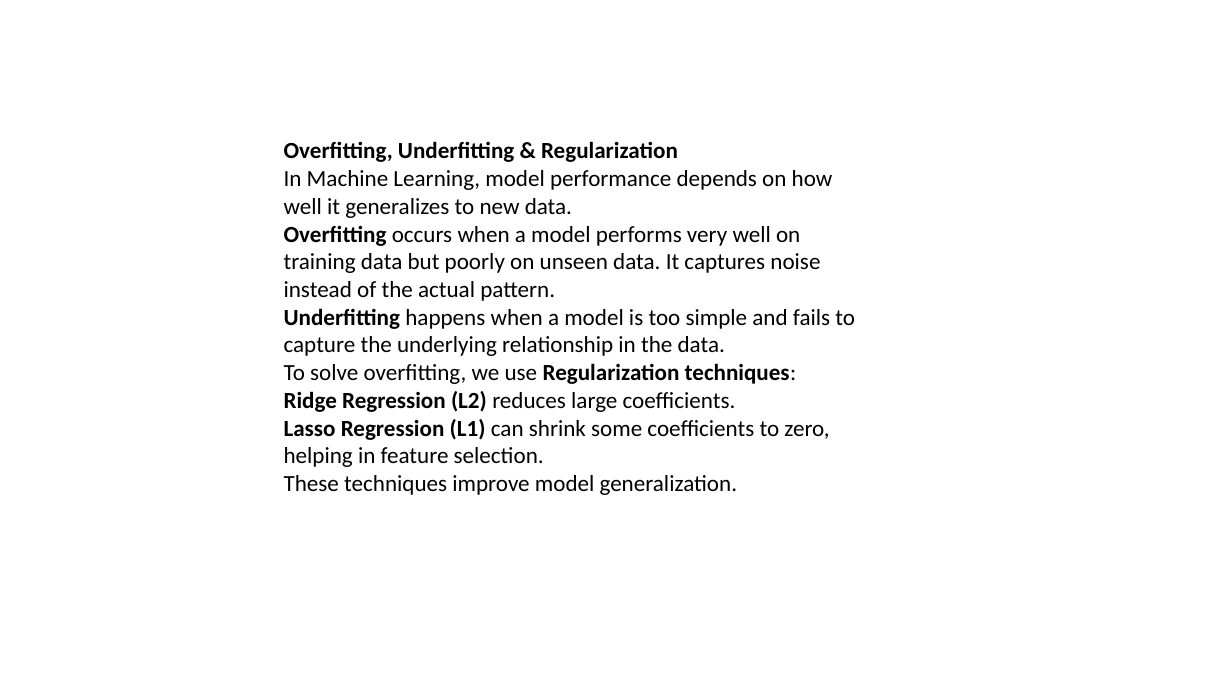
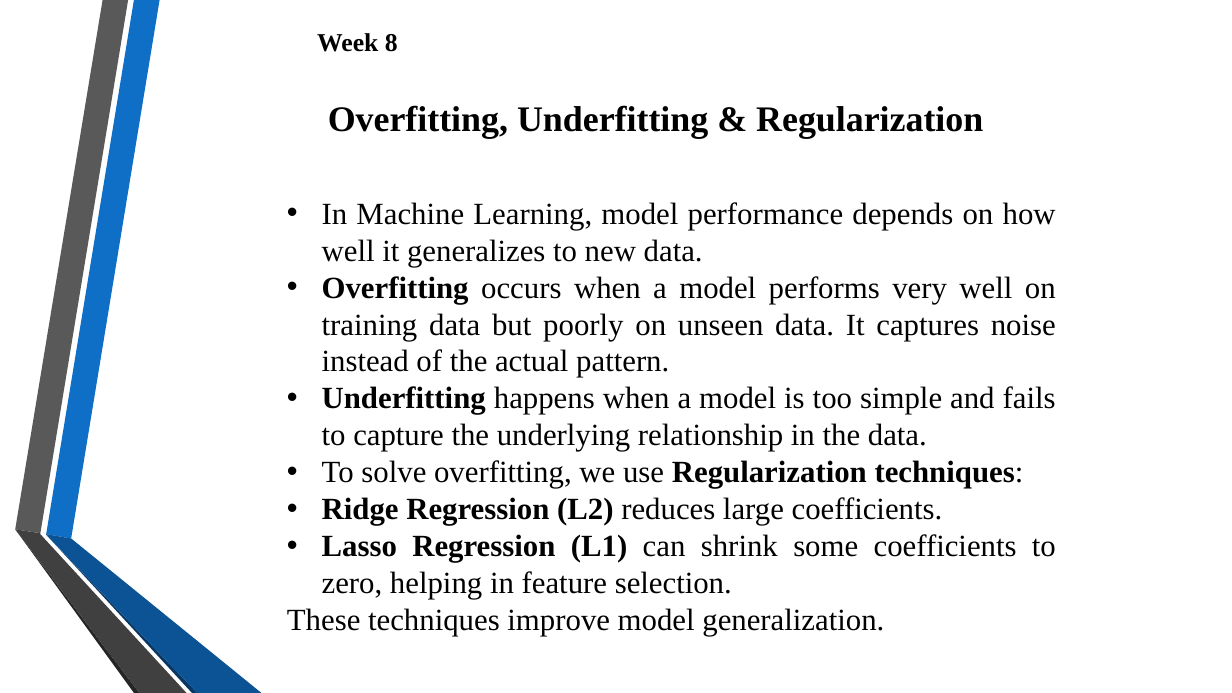
Before and after one commit to VaishnaviJadhav350/intern, a slide deck: slide 22 of Presentation 1 to 8.pptx. Drawn at 1232x693 pixels with LibreOffice and Linux fonts; fonts in the diff are those of the drawing; background and template pictures are left out. Boxes give left, top, right and bottom in pixels: in the first picture for what was removed or moved away, otherwise in the second. Text is boxed around its words. In the diff, an @@ line names an element or a change of style, - is before the commit and + after.

```diff
--- a/Presentation 1 to 8.pptx
+++ b/Presentation 1 to 8.pptx
@@ text added at <box>317,33,398,52</box>, 20 pt, text #000000, bold @@
+Week 8
@@ text added at <box>328,105,983,139</box>, 28 pt, text #000000, bold @@
+Overfitting, Underfitting & Regularization
@@ text at <box>284,141,678,162</box>: paragraph removed @@
-Overfitting, Underfitting & Regularization
@@ text "In Machine Learning, model performance ...": place and size @@
-text "In Machine Learning, model performance ..." at <box>284,141,855,495</box>
+text "In Machine Learning, model performance ..." at <box>287,202,1056,636</box>
@@ text "In Machine Learning, model performance ..." at <box>287,202,1056,636</box>: size 18 to 24 pt, font Calibri to Times New Roman; alignment left to justified; bullet none to • @@
@@ group added at <box>15,0,262,693</box>: 6 freeform shapes @@
```
Also in this commit, not shown: 23 other slides changed, 4 other files.
